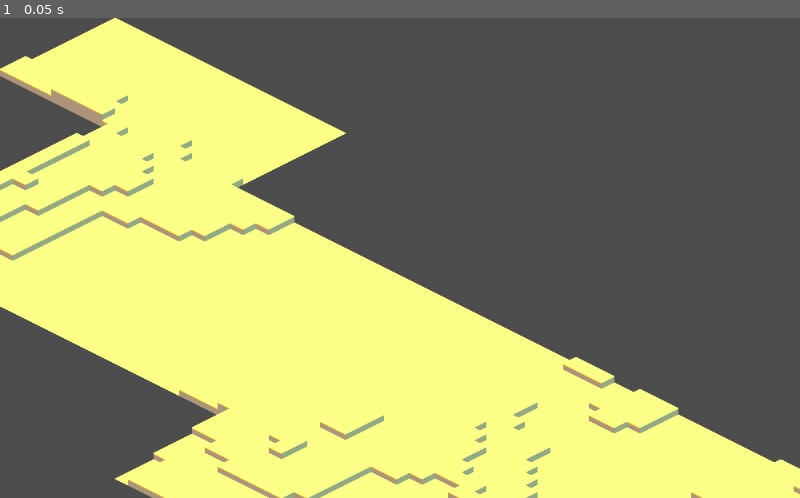
Above: before the commit, frame 1.
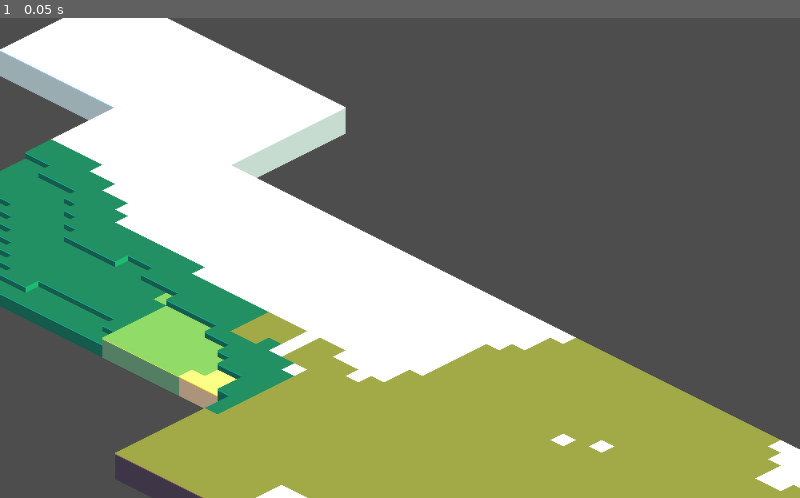
Above: after the commit, the same moment.

Repository: wolfybauer/test
Game: Godot game, scene res://world.tscn
The game is run twice, just before and just after one commit, with the same random seed, the same clock (stepped at 60 frames per second) and the same inputs. The project has no main scene, so this scene is started directly.
Inputs:
- Up to frame 1 (0.05 s): no input

The runs differ from the first frame. In frame 1, 52% of the frame differs, in the area x 0-100%, y 0-100%.
Error after the commit: Invalid access to property or key 'velocity' on a base object of type 'null instance'. (res://world.gd:108)

Commit message:
working. tile ysort still weird

Diff:
--- a/project.godot
+++ b/project.godot
@@ -24,4 +24,5 @@
 
 [rendering]
 
+renderer/rendering_method="mobile"
 textures/canvas_textures/default_texture_filter=0
--- a/terrain_tiles.tres
+++ b/terrain_tiles.tres
@@ -5,12 +5,19 @@
 [sub_resource type="TileSetAtlasSource" id="TileSetAtlasSource_sneoy"]
 texture = ExtResource("1_7ujth")
 texture_region_size = Vector2i(32, 16)
+use_texture_padding = false
 2:0/0 = 0
+2:0/0/y_sort_origin = -8
 3:0/0 = 0
+3:0/0/y_sort_origin = -8
 4:0/0 = 0
+4:0/0/y_sort_origin = -8
 5:0/0 = 0
+5:0/0/y_sort_origin = -8
 0:0/0 = 0
+0:0/0/y_sort_origin = -8
 1:0/0 = 0
+1:0/0/y_sort_origin = -8
 0:1/size_in_atlas = Vector2i(1, 2)
 0:1/0 = 0
 0:1/0/texture_offset = Vector2i(0, 8)
@@ -38,74 +45,92 @@
 0:3/size_in_atlas = Vector2i(1, 2)
 0:3/0 = 0
 0:3/0/texture_offset = Vector2i(0, 8)
+0:3/0/y_sort_origin = -8
 0:3/0/custom_data_0 = 16
 1:3/size_in_atlas = Vector2i(1, 2)
 1:3/0 = 0
 1:3/0/texture_offset = Vector2i(0, 8)
+1:3/0/y_sort_origin = -8
 1:3/0/custom_data_0 = 16
 2:3/size_in_atlas = Vector2i(1, 2)
 2:3/0 = 0
 2:3/0/texture_offset = Vector2i(0, 8)
+2:3/0/y_sort_origin = -8
 2:3/0/custom_data_0 = 16
 3:3/size_in_atlas = Vector2i(1, 2)
 3:3/0 = 0
 3:3/0/texture_offset = Vector2i(0, 8)
+3:3/0/y_sort_origin = -8
 3:3/0/custom_data_0 = 16
 4:3/size_in_atlas = Vector2i(1, 2)
 4:3/0 = 0
 4:3/0/texture_offset = Vector2i(0, 8)
+4:3/0/y_sort_origin = -8
 4:3/0/custom_data_0 = 16
 5:3/size_in_atlas = Vector2i(1, 2)
 5:3/0 = 0
 5:3/0/texture_offset = Vector2i(0, 8)
+5:3/0/y_sort_origin = -8
 5:3/0/custom_data_0 = 16
 0:5/size_in_atlas = Vector2i(1, 3)
 0:5/0 = 0
 0:5/0/texture_offset = Vector2i(0, 16)
+0:5/0/y_sort_origin = -16
 0:5/0/custom_data_0 = 24
 1:5/size_in_atlas = Vector2i(1, 3)
 1:5/0 = 0
 1:5/0/texture_offset = Vector2i(0, 16)
+1:5/0/y_sort_origin = -16
 1:5/0/custom_data_0 = 24
 2:5/size_in_atlas = Vector2i(1, 3)
 2:5/0 = 0
 2:5/0/texture_offset = Vector2i(0, 16)
+2:5/0/y_sort_origin = -16
 2:5/0/custom_data_0 = 24
 3:5/size_in_atlas = Vector2i(1, 3)
 3:5/0 = 0
 3:5/0/texture_offset = Vector2i(0, 16)
+3:5/0/y_sort_origin = -16
 3:5/0/custom_data_0 = 24
 4:5/size_in_atlas = Vector2i(1, 3)
 4:5/0 = 0
 4:5/0/texture_offset = Vector2i(0, 16)
+4:5/0/y_sort_origin = -16
 4:5/0/custom_data_0 = 24
 5:5/size_in_atlas = Vector2i(1, 3)
 5:5/0 = 0
 5:5/0/texture_offset = Vector2i(0, 16)
+5:5/0/y_sort_origin = -16
 5:5/0/custom_data_0 = 24
 0:9/size_in_atlas = Vector2i(1, 3)
 0:9/0 = 0
 0:9/0/texture_offset = Vector2i(0, 16)
+0:9/0/y_sort_origin = -24
 0:9/0/custom_data_0 = 32
 1:9/size_in_atlas = Vector2i(1, 3)
 1:9/0 = 0
 1:9/0/texture_offset = Vector2i(0, 16)
+1:9/0/y_sort_origin = -24
 1:9/0/custom_data_0 = 32
 2:9/size_in_atlas = Vector2i(1, 3)
 2:9/0 = 0
 2:9/0/texture_offset = Vector2i(0, 16)
+2:9/0/y_sort_origin = -24
 2:9/0/custom_data_0 = 32
 3:9/size_in_atlas = Vector2i(1, 3)
 3:9/0 = 0
 3:9/0/texture_offset = Vector2i(0, 16)
+3:9/0/y_sort_origin = -24
 3:9/0/custom_data_0 = 32
 4:9/size_in_atlas = Vector2i(1, 3)
 4:9/0 = 0
 4:9/0/texture_offset = Vector2i(0, 16)
+4:9/0/y_sort_origin = -24
 4:9/0/custom_data_0 = 32
 5:9/size_in_atlas = Vector2i(1, 3)
 5:9/0 = 0
 5:9/0/texture_offset = Vector2i(0, 16)
+5:9/0/y_sort_origin = -24
 5:9/0/custom_data_0 = 32
 
 [resource]
--- a/world.gd
+++ b/world.gd
@@ -5,15 +5,29 @@
 var tile_scale:Vector2i
 var MAX_HEIGHT = 4 # zero indexed, temporary. aka terrain map atlas coords max x
 
+# altitude seperators
+@export var LOWLAND_START := 0.045
+@export var MIDLAND_START := 0.2
+@export var HIGHLAND_START := 0.8
+@export var MOUNTAIN_START := 0.95
+
+# temp seperators
+@export var MID_TEMP := 0.2
+@export var HIGH_TEMP := 0.9
+
+# humidity
+@export var MID_HUMID := 0.3
+@export var HIGH_HUMID := 0.6
+
 @onready var tmap:TileMap = $TerrainMap
 @onready var rmap:TileMap = $ReplacerMap
 
-@onready var alt_sprite:Sprite2D = $AltitudeNoise
-@onready var temp_sprite:Sprite2D = $TemperatureNoise
-@onready var moist_sprite:Sprite2D = $MoistureNoise
-@onready var alt_noise:FastNoiseLite = $AltitudeNoise.texture.noise
-@onready var temp_noise:FastNoiseLite = $TemperatureNoise.texture.noise
-@onready var moist_noise:FastNoiseLite = $MoistureNoise.texture.noise
+@onready var alt_noise:FastNoiseLite = $NoiseMaps/AltitudeNoise.texture.noise
+@onready var temp_noise:FastNoiseLite = $NoiseMaps/TemperatureNoise.texture.noise
+@onready var moist_noise:FastNoiseLite = $NoiseMaps/MoistureNoise.texture.noise
+
+#@onready var player = $TerrainMap/Player
+@onready var player = $Player
 
 const tile_type = {
 	'water' : 0,
@@ -32,6 +46,29 @@
 	4 : 9,
 }
 
+const biome_data = {
+	'plains' : { 'drygrass' : 1.0 },
+	'beach' : { 'sand' : 1.0, 'dirt' : 0.0 },
+	'jungle' : { 'wetgrass' : 1.0 },
+	'desert' : { 'sand' : 0.8, 'dirt' : 0.2 },
+	'highlands' : { 'dirt' : 0.95, 'water' : 0.05 },
+	'mountain' : { 'dirt' : 0.95, 'snow' : 0.05 },
+	'water' : { 'water' : 1.0 }
+}
+
+const object_data = {
+	'plains' : { 'palm' : 0.005 },
+	'beach' : { 'rock' : 0.0005 },
+	'jungle' : { 'tree' : 0.01 },
+	'desert' : { 'rock' : 0.003, 'cacti' : 0.01, 'palm' : 0.0005 },
+	'highlands' : { 'tree' : 0.01 },
+	'mountain' : { 'rock' : 0.001},
+	'water' : {}
+}
+
+# utility
+func in_range(val, lo, hi):
+	return val >= lo and val < hi
 func how_high(alt):
 	var inc = 1.0 / float(MAX_HEIGHT + 1)
 	for h in range(1,MAX_HEIGHT+1):
@@ -44,9 +81,7 @@
 # Called when the node enters the scene tree for the first time.
 func _ready():
 	# make the noise sprites invisible
-	alt_sprite.visible = false
-	temp_sprite.visible = false
-	moist_sprite.visible = false
+	$NoiseMaps.visible = false
 
 	# set noise seeds if random
 	if RANDOMIZE:
@@ -70,12 +105,11 @@
 	pass
 
 func _physics_process(delta):
-#	mouse_pos = to_local(get_global_mouse_position())
-#	var tmap_pos = tmap.local_to_map(mouse_pos)
-#	var td = tmap.get_cell_tile_data(0, tmap_pos)
-#	if td:
-#		print(td.get_custom_data('floor'))
-	pass
+	if player.velocity:
+		var tmap_pos = tmap.local_to_map(player.position)
+		var td = tmap.get_cell_tile_data(0, tmap_pos)
+		if td:
+			player.fake_z = td.get_custom_data('floor')
 
 func replace():
 	for rcel in rmap.get_used_cells(0):
@@ -92,6 +126,47 @@
 					var tnoise = 2 * (abs(temp_noise.get_noise_2d(pos.x, pos.y)))
 					var mnoise = 2 * (abs(moist_noise.get_noise_2d(pos.x, pos.y)))
 					var ay = HEIGHT_TO_ATLAS[how_high(anoise)]
-					tmap.set_cell(0, pos, 1, Vector2i(1,ay))
-					print(ay)
+					var ax = tile_type[get_tile(anoise, tnoise, mnoise)]
+					tmap.set_cell(0, pos, 1, Vector2i(ax,ay))
 					pass
+
+func get_tile(alt, temp, moist):
+	# sea level
+	if alt < LOWLAND_START:
+		return 'water'
+	# lowlands
+	elif in_range(alt, LOWLAND_START, MIDLAND_START):
+#		return 'beach'
+		return 'sand'
+	# inland
+	elif in_range(alt, MIDLAND_START, HIGHLAND_START):
+
+		if temp < HIGH_TEMP:
+			# low moisture
+			if moist < MID_HUMID:
+#				return 'desert'
+				return 'sand'
+			# normal moisture
+			elif in_range(moist, MID_HUMID, HIGH_HUMID):
+				return 'drygrass'
+			# high moisture
+			else:
+				return 'wetgrass'
+		else:
+			if moist < HIGH_HUMID:
+				return 'sand'
+			else:
+				return 'wetgrass'
+	# highlands
+	elif in_range(alt, HIGHLAND_START, MOUNTAIN_START):
+#		return 'highlands'
+		if moist < MID_HUMID:
+			return 'dirt'
+		else:
+			return 'wetgrass'
+	# mountains
+	else:
+		if moist > MID_HUMID:
+			return 'snow'
+		else:
+			return 'dirt'
--- a/world.tscn
+++ b/world.tscn
@@ -1,8 +1,32 @@
-[gd_scene load_steps=10 format=3 uid="uid://ruquihlk4gqh"]
+[gd_scene load_steps=13 format=3 uid="uid://ruquihlk4gqh"]
 
 [ext_resource type="Script" path="res://world.gd" id="1_ylu0c"]
 [ext_resource type="Texture2D" uid="uid://ci6ubyce2454f" path="res://9_replace.png" id="2_8cdmu"]
 [ext_resource type="TileSet" uid="uid://d1orfdn1al2h5" path="res://terrain_tiles.tres" id="3_llnyu"]
+[ext_resource type="PackedScene" uid="uid://3hufrkjhitef" path="res://Player.tscn" id="4_j2ufw"]
+
+[sub_resource type="FastNoiseLite" id="FastNoiseLite_kfl0w"]
+frequency = 0.006
+fractal_type = 2
+fractal_lacunarity = 3.0
+fractal_gain = 0.2
+fractal_weighted_strength = 1.0
+
+[sub_resource type="NoiseTexture2D" id="NoiseTexture2D_surd4"]
+noise = SubResource("FastNoiseLite_kfl0w")
+
+[sub_resource type="FastNoiseLite" id="FastNoiseLite_ht7fa"]
+frequency = 0.005
+
+[sub_resource type="NoiseTexture2D" id="NoiseTexture2D_6q74v"]
+noise = SubResource("FastNoiseLite_ht7fa")
+
+[sub_resource type="FastNoiseLite" id="FastNoiseLite_liw8f"]
+frequency = 0.008
+fractal_type = 2
+
+[sub_resource type="NoiseTexture2D" id="NoiseTexture2D_3najo"]
+noise = SubResource("FastNoiseLite_liw8f")
 
 [sub_resource type="TileSetAtlasSource" id="TileSetAtlasSource_k6ef1"]
 texture = ExtResource("2_8cdmu")
@@ -18,20 +42,24 @@
 custom_data_layer_0/type = 2
 sources/4 = SubResource("TileSetAtlasSource_k6ef1")
 
-[sub_resource type="FastNoiseLite" id="FastNoiseLite_kfl0w"]
-
-[sub_resource type="NoiseTexture2D" id="NoiseTexture2D_surd4"]
-noise = SubResource("FastNoiseLite_kfl0w")
-
-[sub_resource type="FastNoiseLite" id="FastNoiseLite_h31ba"]
-
-[sub_resource type="NoiseTexture2D" id="NoiseTexture2D_b8q2t"]
-noise = SubResource("FastNoiseLite_h31ba")
-
 [node name="world" type="Node2D"]
 y_sort_enabled = true
 texture_filter = 1
 script = ExtResource("1_ylu0c")
+
+[node name="NoiseMaps" type="Node2D" parent="."]
+
+[node name="AltitudeNoise" type="Sprite2D" parent="NoiseMaps"]
+texture = SubResource("NoiseTexture2D_surd4")
+
+[node name="TemperatureNoise" type="Sprite2D" parent="NoiseMaps"]
+texture = SubResource("NoiseTexture2D_6q74v")
+offset = Vector2(512, 0)
+region_rect = Rect2(512, 0, 512, 512)
+
+[node name="MoistureNoise" type="Sprite2D" parent="NoiseMaps"]
+position = Vector2(1024, 0)
+texture = SubResource("NoiseTexture2D_3najo")
 
 [node name="ReplacerMap" type="TileMap" parent="."]
 y_sort_enabled = true
@@ -43,16 +71,10 @@
 y_sort_enabled = true
 tile_set = ExtResource("3_llnyu")
 format = 2
+layer_0/y_sort_enabled = true
 
-[node name="AltitudeNoise" type="Sprite2D" parent="."]
-texture = SubResource("NoiseTexture2D_surd4")
+[node name="Player" parent="." instance=ExtResource("4_j2ufw")]
 
-[node name="TemperatureNoise" type="Sprite2D" parent="."]
-texture = SubResource("NoiseTexture2D_b8q2t")
-offset = Vector2(512, 0)
-region_rect = Rect2(512, 0, 512, 512)
-
-[node name="MoistureNoise" type="Sprite2D" parent="."]
-texture = SubResource("NoiseTexture2D_b8q2t")
-offset = Vector2(1024, 0)
-region_rect = Rect2(512, 0, 512, 512)
+[node name="Camera2D" type="Camera2D" parent="Player"]
+current = true
+zoom = Vector2(2, 2)
